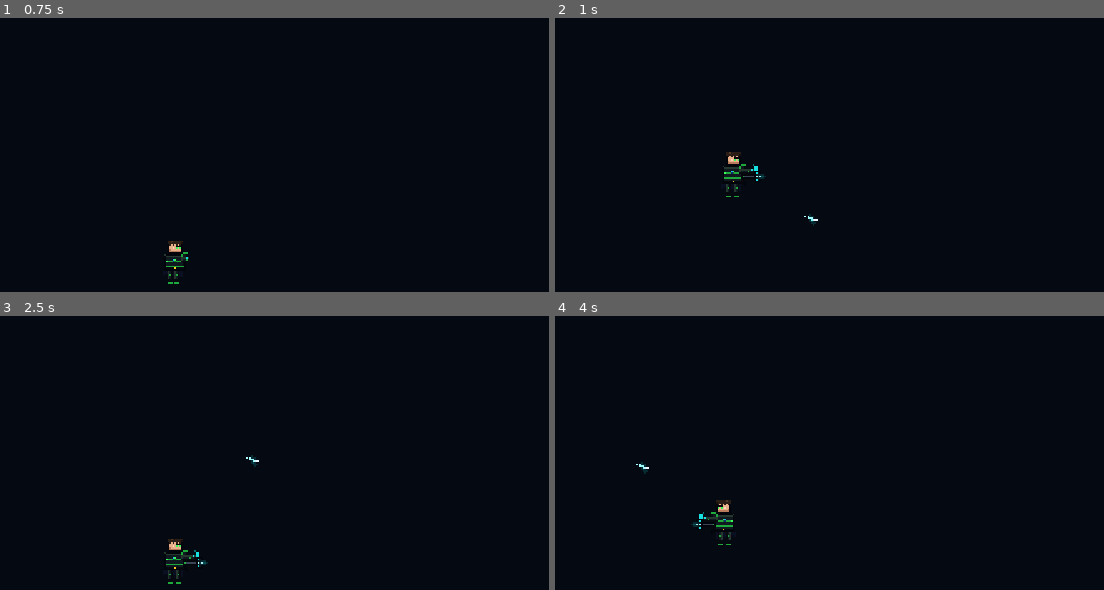
Above: before the commit, frames 1-4 (two rows, left to right).
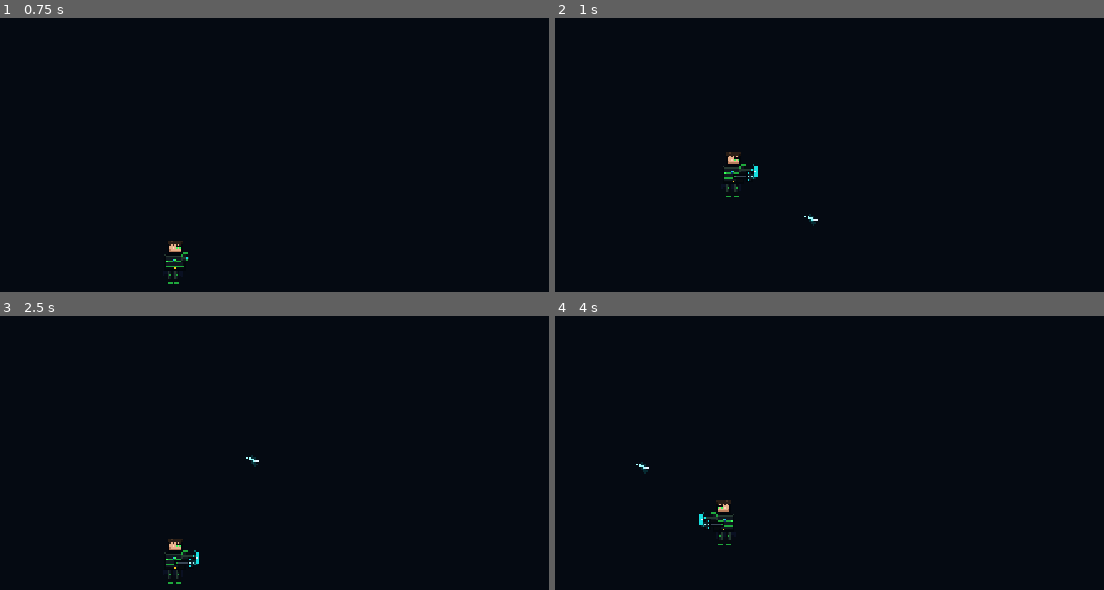
Above: after the commit, the same moments.

Repository: Flam-John/Credia-Guardians
Game: Godot game, scene res://scenes/entities/player/player.tscn
Same seed, same stepped clock (60 frames per second), same inputs: the game is played once before the commit and once after it. This scene is started directly instead of the project's main scene.
Inputs (mouse positions are in pixels of both pictures, inside the frame that each line leads up to):
- Up to frame 1 (0.75 s): tap Enter at 0.5 s; move the mouse to (367, 182) at 0.52 s; hold D (move_right) from 0.53 s (still down); tap L (ability) at 0.6 s; click (367, 182) at 0.67 s
- Up to frame 2 (1 s): keep holding D (move_right); tap Space (jump) at 0.77 s; tap U (fire) at 0.8 s
- Up to frame 3 (2.5 s): release D (move_right) at 1.25 s; drag from (32, 524) to (197, 502) at 1.27 s; tap Space (jump) at 2 s; move the mouse to (269, 403) at 2.02 s; hold D (move_right) from 2.03 s (still down); tap L (ability) at 2.1 s; tap U (fire) at 2.3 s
- Up to frame 4 (4 s): release D (move_right) at 2.75 s; drag from (outside the picture) to (outside the picture) at 2.77 s; move the mouse to (988, 570) at 3.52 s; hold A (move_left) from 3.53 s (still down); tap K (dash) at 3.6 s; tap Space (jump) at 3.77 s; tap U (fire) at 3.8 s

Frame 1 is identical in both runs. In frame 2, less than 0.1% of the frame differs, in the area x 32-39%, y 55-60%; in frame 3, less than 0.1%, in the area x 31-38%, y 87-92%; in frame 4, less than 0.1%.

Commit message:
fix: weapon mount alignment + recolor volt bullet; shields now unlimited
Weapon positioning (verified against real in-game screenshots, not just
static previews — a throwaway probe scene spawned Chris/Flam into
Fire/Shield/Parry and captured actual renders):
- Tightened the Fire-state weapon mount offset (12 -> 7 world px) so the
  held icon overlaps the torso instead of floating in a visible gap next
  to it.
- The actual bullet sprite (projectiles.png EMBER cell) was still the
  original red/gold "ember" art — only the weapon/shield ICONS got
  recolored in the previous pass, not the fired bullet itself. Recolored
  to blue/cyan to match, and renamed the cell's design intent to "volt
  orb" in the docstring.

Shields are now unlimited per request — no meter, no cooldown:
- Chris's BARRIER: removed the per-second meter drain (ShieldState) and
  the per-hit -1.0 drain + regen-delay/rate tick (Player._tick_timers);
  it now just blocks for as long as the button is held.
- Flam's PARRY: removed parry_cooldown_timer; a fresh press re-enters
  the deflect window immediately, no forced wait between attempts.
- Removed the now-dead CharacterStats fields (shield_capacity,
  shield_regen_delay, shield_regen_rate, parry_cooldown) and their
  values from chris.tres/flam.tres; kept parry_window (the deflect
  window's length is a design parameter, not a limiter).
- Updated/replaced the tests that asserted the old limited behavior;
  added coverage for the new unlimited behavior. 174/174 GUT tests pass.

Diff:
--- a/data/characters/chris.tres
+++ b/data/characters/chris.tres
@@ -28,11 +28,7 @@
 dash_deals_damage = false
 has_shield = true
 shield_style = "BARRIER"
-shield_capacity = 3.0
-shield_regen_delay = 1.5
-shield_regen_rate = 1.0
 parry_window = 0.2
-parry_cooldown = 0.8
 shield_color = Color(0.086, 0.878, 0.878, 1)
 attack_damage = 1
 weapon_damage = 1
--- a/data/characters/flam.tres
+++ b/data/characters/flam.tres
@@ -28,11 +28,7 @@
 dash_deals_damage = true
 has_shield = true
 shield_style = "PARRY"
-shield_capacity = 0.0
-shield_regen_delay = 1.5
-shield_regen_rate = 1.0
 parry_window = 0.18
-parry_cooldown = 0.9
 shield_color = Color(0.149, 0.659, 1.0, 1)
 attack_damage = 1
 weapon_damage = 2
--- a/src/entities/player/player.gd
+++ b/src/entities/player/player.gd
@@ -18,12 +18,8 @@
 ## Owned exclusively by DashState. Hurt i-frames live on the hurtbox timer;
 ## the damage pipeline asks is_invulnerable().
 var dash_iframes_active := false
-## Chris signature: drains while Shield state is active (docs/GDD.md §3).
-var shield_meter := 0.0
-var shield_regen_wait := 0.0
 ## Flam signature: true only during the Parry state's short deflect window.
 var parry_active := false
-var parry_cooldown_timer := 0.0
 ## Weapon: the anti-spam gate (docs/GDD.md §4), ticked every physics frame.
 var weapon_cooldown_timer := 0.0
 ## Energy Drink (docs/GDD.md §8): multiplies run speed while boosted.
@@ -101,7 +97,6 @@
 	add_to_group(&"player")
 	alive.append(self)
 	sprite.sprite_frames = SpriteFramesBuilder.build_player_frames(stats.sheet)
-	shield_meter = stats.shield_capacity
 	_build_combat_nodes()
 	state_machine.setup(self, stats)
 	EventBus.player_spawned.emit(self)
@@ -267,8 +262,7 @@
 	if is_invulnerable():
 		return
 	if _shield_blocks(from_global_pos):
-		shield_meter = maxf(0.0, shield_meter - 1.0)
-		AudioManager.play_sfx("shield_break" if shield_meter <= 0.0 else "shield_on")
+		AudioManager.play_sfx("shield_on")
 		FxService.hit_spark(get_tree(), global_position.lerp(from_global_pos, 0.5), stats.shield_color)
 		return
 	if firewall_shield:
@@ -407,11 +401,9 @@
 	GameFeel.rumble(maxi(0, player_index - 1), 0.15, 0.1, 0.08)
 
 
-## Chris only: frontal ±60° block while Shield state is active with meter.
+## Chris only (BARRIER style): frontal ±60° block while Shield state is active.
 func _shield_blocks(from_global_pos: Vector2) -> bool:
-	if not stats.has_shield or shield_meter <= 0.0:
-		return false
-	if state_machine.current_name() != &"Shield":
+	if not stats.has_shield or state_machine.current_name() != &"Shield":
 		return false
 	var to_source := from_global_pos - global_position
 	if to_source.is_zero_approx():
@@ -502,17 +494,7 @@
 	jump_buffer_timer = maxf(0.0, jump_buffer_timer - delta)
 	dash_cooldown_timer = maxf(0.0, dash_cooldown_timer - delta)
 	weapon_cooldown_timer = maxf(0.0, weapon_cooldown_timer - delta)
-	parry_cooldown_timer = maxf(0.0, parry_cooldown_timer - delta)
 	if _boost_left > 0.0:
 		_boost_left -= delta
 		if _boost_left <= 0.0:
 			speed_boost = 1.0
-	# Shield regen (BARRIER only — PARRY has no meter, just its own cooldown):
-	# waits shield_regen_delay after last use, then refills.
-	if stats.has_shield and stats.shield_style == "BARRIER" \
-			and state_machine.current_name() != &"Shield":
-		if shield_regen_wait > 0.0:
-			shield_regen_wait -= delta
-		elif shield_meter < stats.shield_capacity:
-			shield_meter = minf(stats.shield_capacity,
-					shield_meter + stats.shield_regen_rate * delta)
--- a/src/entities/player/states/fire_state.gd
+++ b/src/entities/player/states/fire_state.gd
@@ -8,7 +8,7 @@
 
 func enter(_prev: StringName) -> void:
 	player.play(&"attack_1")
-	player.weapon_sprite.position.x = 12 * player.facing
+	player.weapon_sprite.position.x = 7 * player.facing
 	player.weapon_sprite.flip_h = player.facing < 0
 	player.weapon_sprite.visible = true
 	player.fire_weapon()
@@ -22,7 +22,7 @@
 	# Fire (unlike Attack/Shield) keeps full movement control, so facing can
 	# flip mid-pose — re-track it every tick or the held sprite desyncs from
 	# the body (review catch).
-	player.weapon_sprite.position.x = 12 * player.facing
+	player.weapon_sprite.position.x = 7 * player.facing
 	player.weapon_sprite.flip_h = player.facing < 0
 	if not player.sprite.is_playing():
 		_finish()
--- a/src/entities/player/states/parry_state.gd
+++ b/src/entities/player/states/parry_state.gd
@@ -1,8 +1,9 @@
 extends PlayerState
 ## Flam signature: tap ability for a brief deflect window instead of holding
-## a meter-drained block (Chris's BARRIER/ShieldState). No damage taken
-## during the window (Player.parry_active, checked first in take_hit), full
-## movement kept, and it works in the air — a skill button, not a stance.
+## a block (Chris's BARRIER/ShieldState). Unlimited — no cooldown, retrigger
+## on every fresh press. No damage taken during the window (Player.parry_active,
+## checked first in take_hit), full movement kept, and it works in the air —
+## a skill button, not a stance.
 
 var _window_left := 0.0
 
@@ -34,7 +35,6 @@
 func exit() -> void:
 	player.parry_active = false
 	player.shield_sprite.visible = false
-	player.parry_cooldown_timer = stats.parry_cooldown
 
 
 func _finish() -> void:
--- a/src/entities/player/states/player_state.gd
+++ b/src/entities/player/states/player_state.gd
@@ -29,18 +29,15 @@
 		return true
 	# Branches explicitly on shield_style (not a bare if/elif on has_shield)
 	# so a future third style can't silently fall through to Shield/Parry
-	# by coincidence (review catch).
+	# by coincidence (review catch). Both styles are unlimited — no meter,
+	# no cooldown — hold/tap as much as you want.
 	if stats.has_shield:
 		if stats.shield_style == "PARRY":
-			if player.just_pressed(&"ability") and player.parry_cooldown_timer <= 0.0:
+			if player.just_pressed(&"ability"):
 				machine.transition(&"Parry")
 				return true
 		elif stats.shield_style == "BARRIER":
-			# Minimum meter to raise the shield: without it, holding the
-			# button after depletion re-enters Shield the frame regen ticks
-			# past zero, draining it instantly and re-arming the regen
-			# delay forever (starvation loop).
-			if player.pressed(&"ability") and player.shield_meter >= 0.5:
+			if player.pressed(&"ability"):
 				machine.transition(&"Shield")
 				return true
 	if not player.is_on_floor():
@@ -72,8 +69,7 @@
 		return true
 	# Parry (not Barrier) works airborne too — it's a tap, not a hold, so it
 	# can't be used to cheese infinite hover the way holding Shield would.
-	if stats.has_shield and stats.shield_style == "PARRY" \
-			and player.just_pressed(&"ability") and player.parry_cooldown_timer <= 0.0:
+	if stats.has_shield and stats.shield_style == "PARRY" and player.just_pressed(&"ability"):
 		machine.transition(&"Parry")
 		return true
 	return false
--- a/src/entities/player/states/shield_state.gd
+++ b/src/entities/player/states/shield_state.gd
@@ -1,9 +1,10 @@
 extends PlayerState
-## Chris signature (BARRIER style): hold ability to block frontal hits (±60°)
-## while the meter drains; walk at 30% speed. Blocking logic lives in
-## Player._shield_blocks — this state only manages meter, movement, the
-## visible hex-barrier sprite, and exit. Flam's PARRY style uses a separate
-## ParryState instead — different button feel (tap vs hold), not a reskin.
+## Chris signature (BARRIER style): hold ability to block frontal hits (±60°);
+## unlimited — no meter, no cooldown, hold it as long as you want — at 30%
+## walk speed. Blocking logic lives in Player._shield_blocks — this state
+## only manages movement, the visible hex-barrier sprite, and exit. Flam's
+## PARRY style uses a separate ParryState instead — different button feel
+## (tap vs hold), not a reskin.
 
 const WALK_FACTOR := 0.3
 
@@ -17,7 +18,6 @@
 
 
 func physics_update(delta: float) -> void:
-	player.shield_meter = maxf(0.0, player.shield_meter - delta)
 	var axis := player.input_axis()
 	player.velocity.x = move_toward(
 		player.velocity.x, axis * stats.run_speed * WALK_FACTOR,
@@ -27,12 +27,9 @@
 		player.start_coyote()
 		machine.transition(&"Fall")
 		return
-	if not player.pressed(&"ability") or player.shield_meter <= 0.0:
+	if not player.pressed(&"ability"):
 		machine.transition(&"Run" if absf(axis) > 0.0 else &"Idle")
 
 
 func exit() -> void:
 	player.shield_sprite.visible = false
-	player.shield_regen_wait = stats.shield_regen_delay
-	if player.shield_meter <= 0.0:
-		AudioManager.play_sfx("shield_break")
--- a/src/resources/character_stats.gd
+++ b/src/resources/character_stats.gd
@@ -38,15 +38,12 @@
 
 @export_group("Signature ability")
 @export var has_shield := false
-## BARRIER = hold to block frontal hits, meter drains (Chris). PARRY = tap to
-## open a short deflect window on its own cooldown (Flam) — docs/GDD.md §3.
+## Both styles are unlimited (no meter, no cooldown). BARRIER = hold to block
+## frontal hits (Chris). PARRY = tap to open a short deflect window, freely
+## retriggerable (Flam) — docs/GDD.md §3.
 @export_enum("BARRIER", "PARRY") var shield_style := "BARRIER"
-@export var shield_capacity := 3.0
-@export var shield_regen_delay := 1.5
-@export var shield_regen_rate := 1.0
-## PARRY only: deflect window length and cooldown between attempts.
+## PARRY only: deflect window length.
 @export var parry_window := 0.2
-@export var parry_cooldown := 0.8
 @export var shield_color := Color(0.086, 0.878, 0.878) # cyan
 
 @export_group("Combat")
--- a/tests/unit/test_player_combat.gd
+++ b/tests/unit/test_player_combat.gd
@@ -80,11 +80,10 @@
 	await wait_physics_frames(3)
 	assert_eq(_state(), &"Shield")
 	var hp_before := _player.health.hp
-	# frontal hit (facing right by default) — blocked, drains meter
-	var meter_before := _player.shield_meter
+	# frontal hit (facing right by default) — blocked, unlimited (no meter)
 	_player.take_hit(1, _player.global_position + Vector2(30, 0))
 	assert_eq(_player.health.hp, hp_before, "frontal hit blocked")
-	assert_lt(_player.shield_meter, meter_before)
+	assert_eq(_state(), &"Shield", "still holding — blocking never runs out")
 	# hit from behind — connects
 	_player.take_hit(1, _player.global_position + Vector2(-30, 0))
 	assert_eq(_player.health.hp, hp_before - 1, "rear hit lands")
--- a/tests/unit/test_weapons_shields.gd
+++ b/tests/unit/test_weapons_shields.gd
@@ -154,15 +154,28 @@
 	assert_eq(flam.health.hp, hp_before - 1, "hit after the window lands normally")
 
 
-func test_flam_parry_has_its_own_cooldown() -> void:
+func test_flam_parry_has_no_cooldown_and_retriggers_immediately() -> void:
 	var flam := _spawn(FLAM, Vector2(200, 90))
 	await wait_physics_frames(30)
 	Input.action_press("ability")
 	await wait_physics_frames(2)
 	Input.action_release("ability")
 	assert_eq(flam.state_machine.current_name(), &"Parry")
-	await wait_physics_frames(15) # window elapses, cooldown now armed
-	assert_gt(flam.parry_cooldown_timer, 0.0)
+	await wait_physics_frames(15) # window (0.18s) elapses, back to Idle/Run
+	assert_ne(flam.state_machine.current_name(), &"Parry")
+	# unlimited: a fresh press re-enters Parry immediately, no forced wait
 	Input.action_press("ability")
 	await wait_physics_frames(2)
-	assert_ne(flam.state_machine.current_name(), &"Parry", "cooldown blocks spamming parry")
+	assert_eq(flam.state_machine.current_name(), &"Parry", "no cooldown blocks re-parrying")
+
+
+func test_chris_barrier_holds_indefinitely_without_draining() -> void:
+	Input.action_press("ability")
+	await wait_physics_frames(3)
+	assert_eq(_state(), &"Shield")
+	# ride well past the old 3s meter capacity — still holding, still blocking
+	await wait_physics_frames(240)
+	assert_eq(_state(), &"Shield", "BARRIER no longer has a meter to run out")
+	var hp_before := _player.health.hp
+	_player.take_hit(1, _player.global_position + Vector2(30, 0))
+	assert_eq(_player.health.hp, hp_before, "still blocks after 4s of continuous hold")
Binary file changed: assets/art/props/projectiles.png
Not shown, changed: docs/TDD.md
Not shown, changed: tools/artgen/generate_placeholders.py
